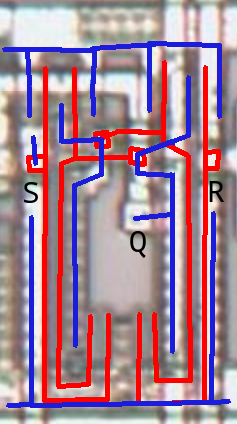
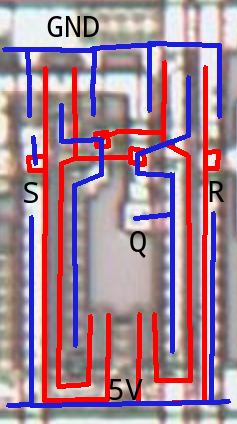
Revision of a layered 237x424 image; what changed, layer by layer:
added layer "5V" above "GND" over [109, 379, 143, 400]
added layer "GND" above "Q" over [47, 16, 99, 37]
